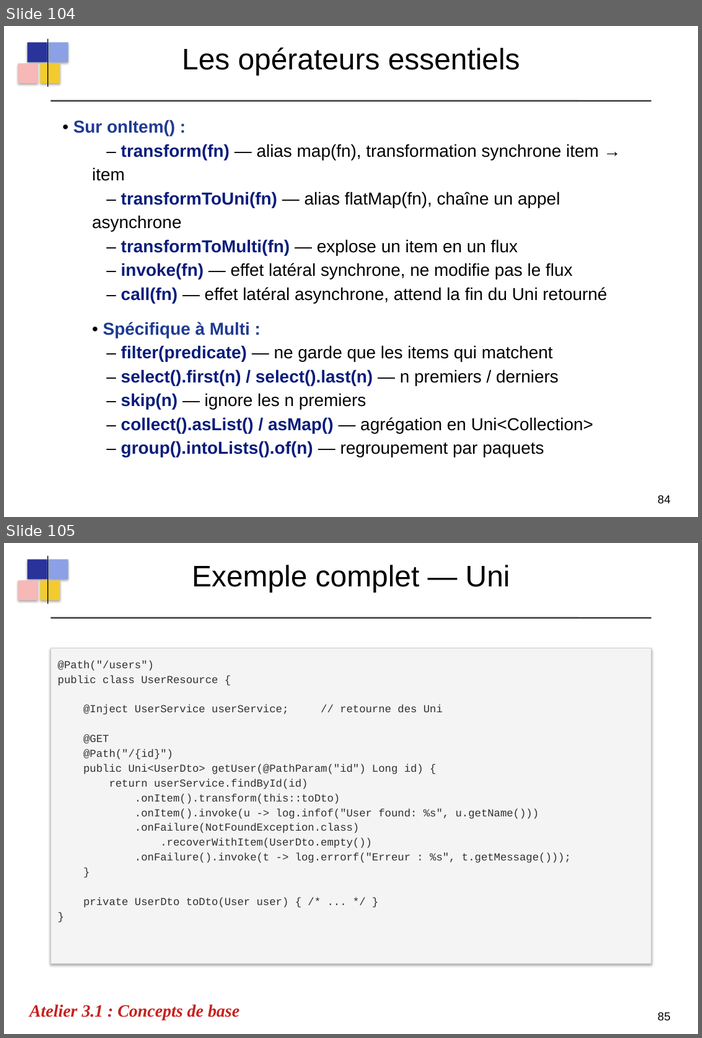
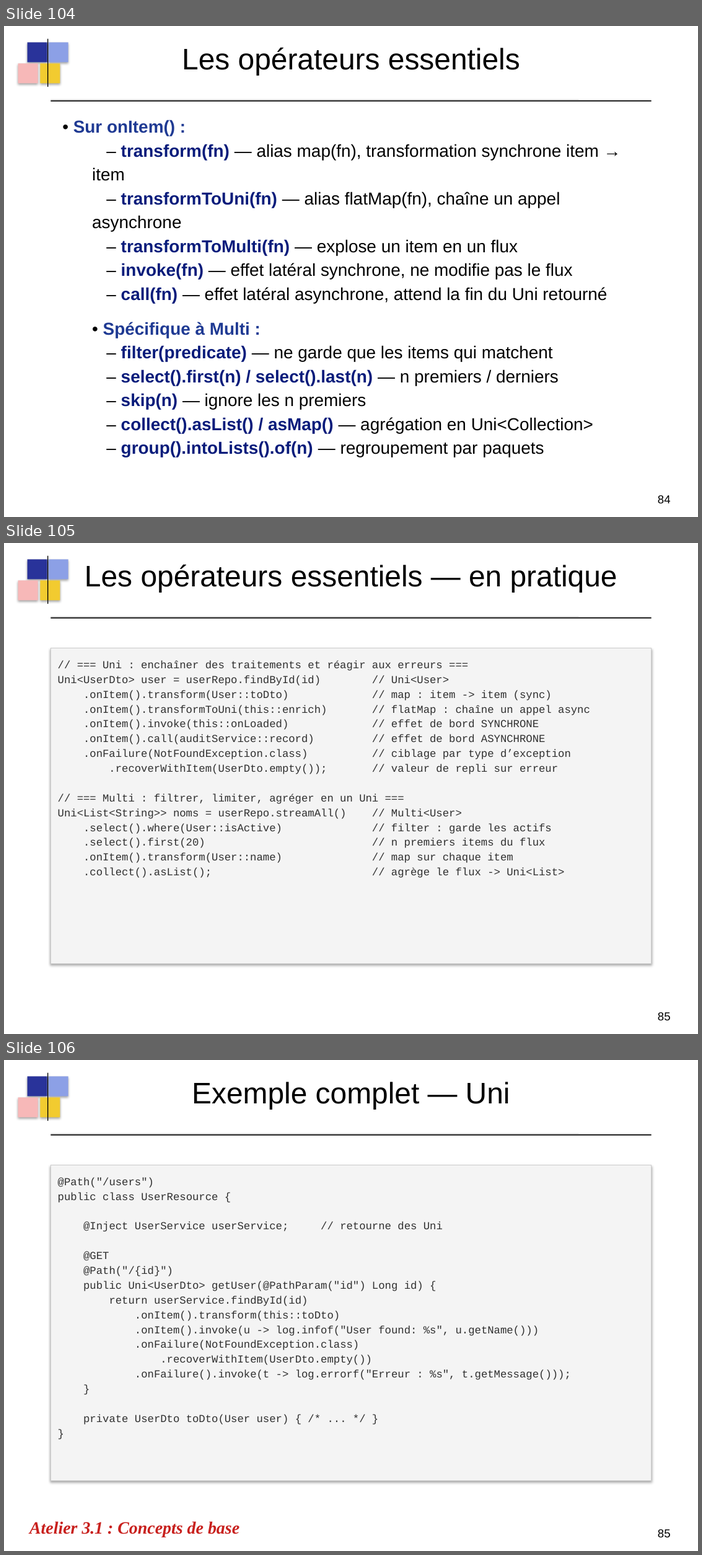
Before and after one commit to dthibau/quarkus-reactive, a slide deck: QuarkusReatcive.odp. Shown one above the other, each under a label of ours: slides 104 and 105 before the commit, slides 104, 105 and 106 after it. The pictures are 702x1038 and 702x1555 pixels, drawn with LibreOffice and Linux fonts; fonts in the diff are those of the drawing. Boxes give left, top, right and bottom in pixels: in the first picture for what was removed or moved away, otherwise in the second. Text is boxed around its words. In the diff, an @@ line names an element or a change of style, - is before the commit and + after.

```diff
--- a/QuarkusReatcive.odp
+++ b/QuarkusReatcive.odp
@@ slide 105 added at <box>4,543,698,1034</box>, background #FFFFFF @@
@@ rectangle added at <box>27,560,47,579</box>, fill #29339A @@
@@ line added from (48, 556) to (48, 604), #000000 0.99 pt @@
@@ rectangle added at <box>49,560,68,579</box>, fill #8CA0E6 @@
@@ text added at <box>85,564,618,592</box>, 36 pt, text #000000 @@
+Les opérateurs essentiels — en pratique
@@ rectangle added at <box>18,580,38,600</box>, fill #F7B8B8 @@
@@ rectangle added at <box>40,580,60,600</box>, fill #F2CB30 @@
@@ line added from (51, 617) to (652, 617), #C0C0C0 0.51 pt @@
@@ line added from (51, 618) to (652, 618), #000000 1.25 pt @@
@@ rectangle added at <box>51,648,652,963</box>, fill #F4F4F4, outline #CCCCCC 0.51 pt @@
@@ text added at <box>58,661,591,878</box>, 13 pt, text #303030 @@
+// === Uni : enchaîner des traitements et réagir aux erreurs ===
+Uni<UserDto> user = userRepo.findById(id) // Uni<User>
+.onItem().transform(User::toDto) // map : item -> item (sync)
+.onItem().transformToUni(this::enrich) // flatMap : chaîne un appel async
+.onItem().invoke(this::onLoaded) // effet de bord SYNCHRONE
+.onItem().call(auditService::record) // effet de bord ASYNCHRONE
+.onFailure(NotFoundException.class) // ciblage par type d’exception
+.recoverWithItem(UserDto.empty()); // valeur de repli sur erreur
+// === Multi : filtrer, limiter, agréger en un Uni ===
+Uni<List<String>> noms = userRepo.streamAll() // Multi<User>
+.select().where(User::isActive) // filter : garde les actifs
+.select().first(20) // n premiers items du flux
+.onItem().transform(User::name) // map sur chaque item
+.collect().asList(); // agrège le flux -> Uni<List>
@@ text added at <box>658,1012,671,1021</box>, 14 pt, text #000000 @@
+85
@@ what was slide 105 is now slide 106 @@
```
Also in this commit, not shown: 28 slides changed, 1 other slide added, 7 other files.
